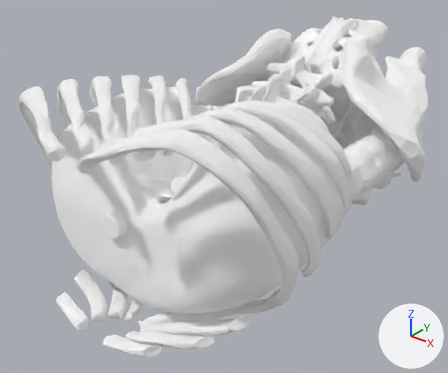
Renders of the glTF model apps/web/public/models/abdominal-organs.glb from each side of a commit.
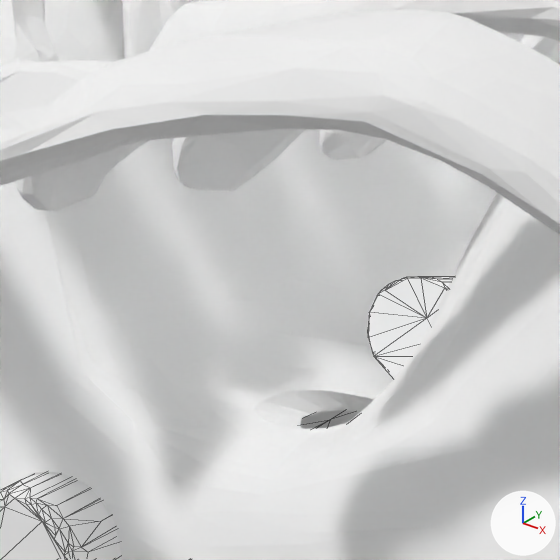
The first picture shows the older version from a camera (50 mm lens) standing at (340.0, -1483.0, 141.0) and looking at (-21.0, -1032.0, -139.0). The close-ups show the older and then the newer version on the part from 24% to 46% of the width and 34% to 61% of the height of that picture. Only the edits that show in the close-ups are written down. Every picture has the same lights, and +X, +Y and +Z are marked at lower right. The close-ups show mesh edges as thin lines. Where no turn or scale is listed for an object, it has been applied to the vertices.

The older version as bpy lines, for what is in view:
```python
me_abdominal_aorta = bpy.data.meshes.new('abdominal-aorta')
me_abdominal_aorta.from_pydata(...)  # 569 vertices, 1134 faces; spans x -10.0..10.0, y -94.0..94.0, z -25.0..25.0
me_abdominal_aorta.materials.append(mat_part)  # white #ffffff
me_inferior_vena_cava = bpy.data.meshes.new('inferior-vena-cava')
me_inferior_vena_cava.from_pydata(...)  # 774 vertices, 1540 faces; spans x -12.0..12.0, y -120.0..120.0, z -13.0..13.0
me_inferior_vena_cava.materials.append(mat_part)  # white #ffffff
me_lower_ribs = bpy.data.meshes.new('lower-ribs')
me_lower_ribs.from_pydata(...)  # 4878 vertices, 9708 faces; spans x -136.0..136.0, y -116.0..116.0, z -88.0..88.0
me_lower_ribs.materials.append(mat_part)  # white #ffffff
ob_abdominal_aorta = bpy.data.objects.new('abdominal-aorta', me_abdominal_aorta)
ob_abdominal_aorta.location = (9.6, -1042.3, -107.6)
ob_inferior_vena_cava = bpy.data.objects.new('inferior-vena-cava', me_inferior_vena_cava)
ob_inferior_vena_cava.location = (-14.4, -1070.7, -116.2)
ob_lower_ribs = bpy.data.objects.new('lower-ribs', me_lower_ribs)
ob_lower_ribs.location = (-0.6, -1124.2, -92.4)
# also in view: 'diaphragm' at (-1.0, -1089.0, -116.0)
```
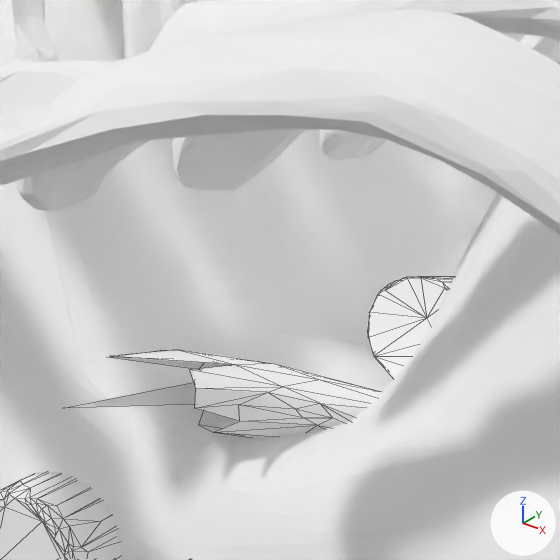
The change, as JSON lines over the scene's bpy script:
```json
{"op": "add", "block": "me_abdominal_oesophagus", "code": ["me_abdominal_oesophagus = bpy.data.meshes.new('abdominal-oesophagus')", "me_abdominal_oesophagus.from_pydata(...)  # 139 vertices, 261 faces; spans x -14.3..14.3, y -37.5..37.5, z -23.7..23.7", "me_abdominal_oesophagus.materials.append(mat_part)  # white #ffffff"]}
{"op": "add", "block": "ob_abdominal_oesophagus", "code": ["ob_abdominal_oesophagus = bpy.data.objects.new('abdominal-oesophagus', me_abdominal_oesophagus)", "ob_abdominal_oesophagus.location = (9.3, -1153.5, -100.6)"]}
```

Changed parts and their boxes (x1, y1, x2, y2) in the close-ups (560 x 560 px):
```json
{"object": "abdominal-oesophagus", "change": "added", "after": [66, 350, 382, 438]}
```
